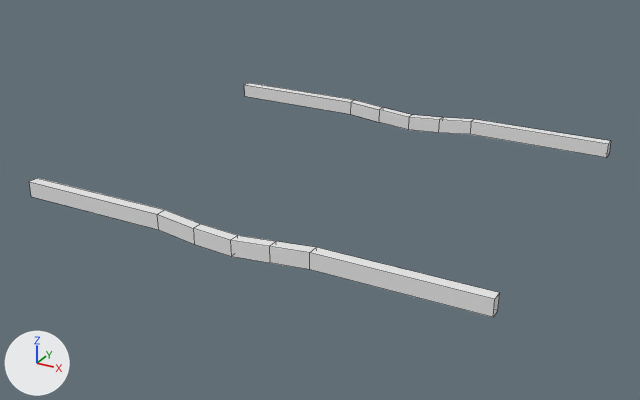
A saved change to the OBJ model art/3D_Env/3D_Assets/3D_Models/Env_Models/0_Multi/Mesh/FloorMeshCentreBroken.01.obj.
Before and after are seen from a camera (50 mm lens) standing at (5.08, -9.7, 4.32) and looking at (-0.12, -0.24, -0.4). Lighting does not change. The marker at lower left points along +X, +Y and +Z. The first picture is the older version. Mesh edges are drawn as thin lines. Where no turn or scale is listed for an object, it has been applied to the vertices.

The first picture shows 'FloorMeshCentreBroken.01'.
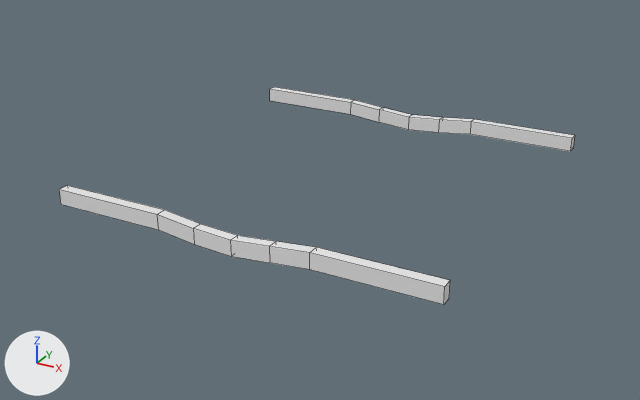
The edits, one by one:
me_floormeshcentrebroken_01 is used by ob_floormeshcentrebroken_01; location (0.0, 0.0, 0.0).
Before the commit, vertices of me_floormeshcentrebroken_01: 0 (3.0, 2.36, -0.1) at pixel (606, 157), 3 (3.0, 2.36, 0.1) at pixel (608, 144), 8 (3.0, 2.5, 0.1) at pixel (610, 140), 10 (3.0, 2.5, -0.1) at pixel (609, 154).
Before the commit, vertices of me_floormeshcentrebroken_01: 1 (3.0, -2.36, -0.1) at pixel (497, 310), 2 (3.0, -2.36, 0.1) at pixel (499, 292), 12 (3.0, -2.5, -0.1) at pixel (493, 317), 15 (3.0, -2.5, 0.1) at pixel (494, 299).
Before the commit, vertices of me_floormeshcentrebroken_01: 4 (-3.0, -2.36, 0.1) at pixel (37, 178), 5 (-3.0, -2.36, -0.1), 13 (-3.0, -2.5, -0.1) at pixel (31, 196), 14 (-3.0, -2.5, 0.1) at pixel (29, 181).
Before the commit, vertices of me_floormeshcentrebroken_01: 6 (-3.0, 2.36, -0.1) at pixel (244, 96), 7 (-3.0, 2.36, 0.1) at pixel (244, 84), 9 (-3.0, 2.5, 0.1) at pixel (248, 82), 11 (-3.0, 2.5, -0.1).
me_floormeshcentrebroken_01 had 56 vertices, 52 faces and spanned x -3.0..3.0, y -2.5..2.5, z -0.19..0.1.
me_floormeshcentrebroken_01 now has 56 vertices, 52 faces and spans x -2.5..2.5, y -2.5..2.5, z -0.19..0.1.
Part 1, on me_floormeshcentrebroken_01:
Vertices 0, 3, 8, 10 of me_floormeshcentrebroken_01 move by (-0.5, 0.0, 0.0).
Part 2, on me_floormeshcentrebroken_01:
Vertices 1, 2, 12, 15 of me_floormeshcentrebroken_01 move by (-0.5, 0.0, 0.0).
Part 3, on me_floormeshcentrebroken_01:
Vertices 4, 5, 13, 14 of me_floormeshcentrebroken_01 move by (0.5, 0.0, 0.0).
Part 4, on me_floormeshcentrebroken_01:
Vertices 6, 7, 9, 11 of me_floormeshcentrebroken_01 move by (0.5, 0.0, 0.0).

Pixel boxes [x1, y1, x2, y2] of what changed, in the pictures (640 x 400 px; the box of a moved part takes in the faces that stretch with it):
'FloorMeshCentreBroken.01', reshaped (11% narrower, 7% shorter): before [29, 83, 611, 317]; after [59, 87, 575, 304]
part 1 of me_floormeshcentrebroken_01, moved or reshaped: before [470, 119, 611, 158]; after [470, 119, 575, 151]
part 2 of me_floormeshcentrebroken_01, moved or reshaped: before [310, 247, 499, 317]; after [310, 247, 450, 304]
part 3 of me_floormeshcentrebroken_01, moved or reshaped: before [29, 178, 164, 230]; after [59, 185, 164, 230]
part 4 of me_floormeshcentrebroken_01, moved or reshaped: before [244, 83, 353, 114]; after [270, 87, 353, 114]
